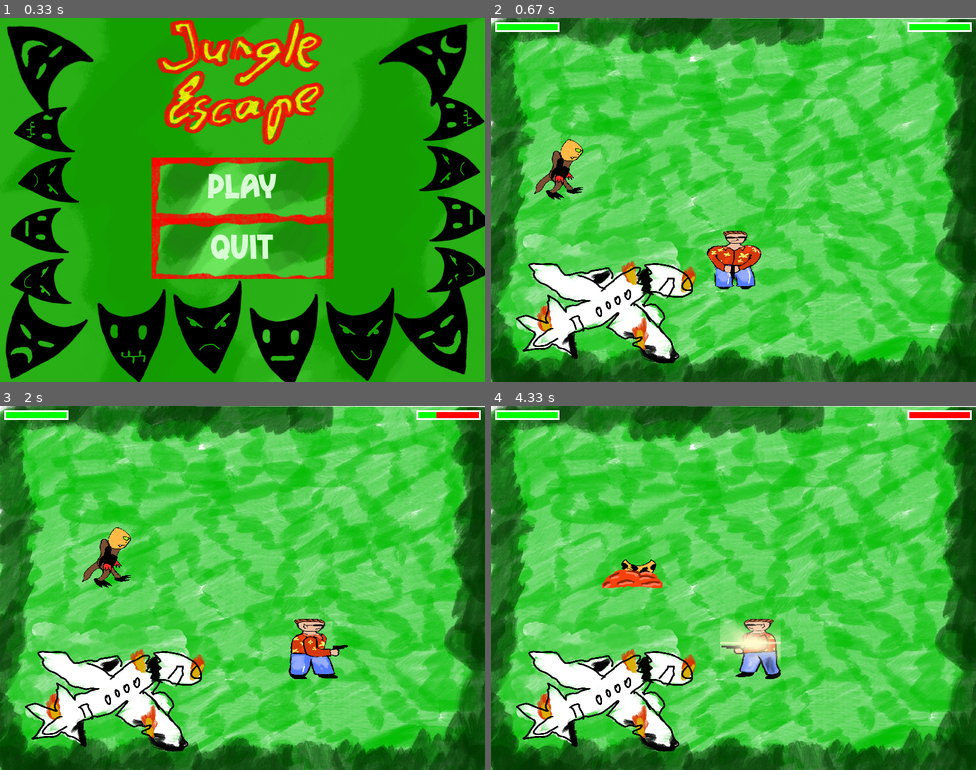
Above: before the commit, frames 1-4 (two rows, left to right).
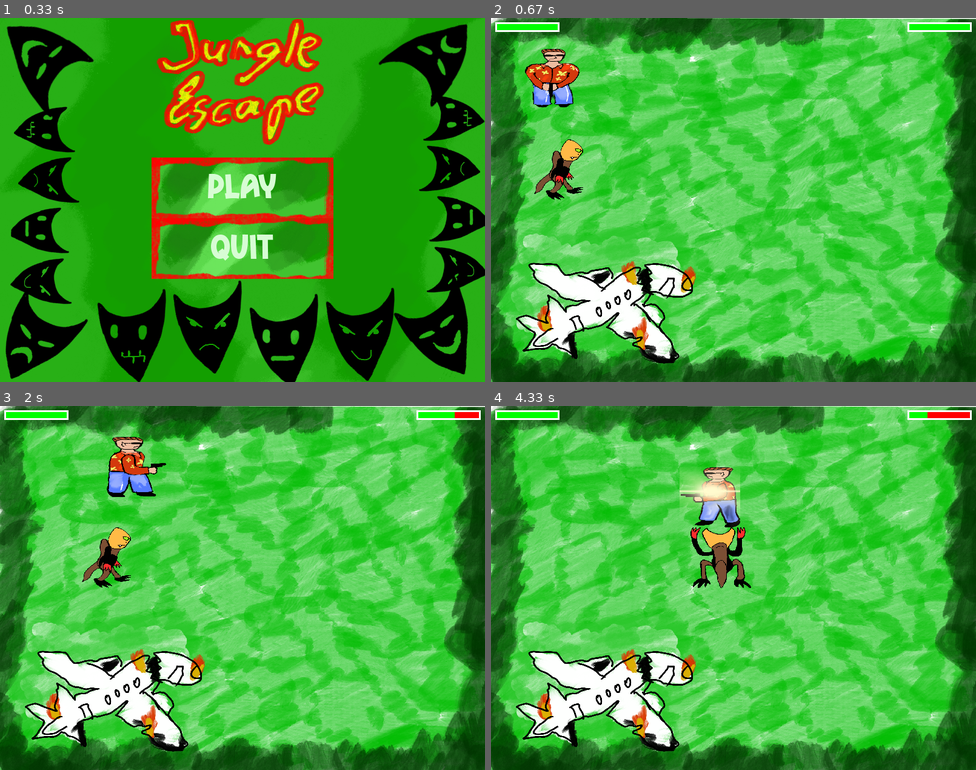
Above: after the commit, the same moments.

Repository: sartep1996/Final_Project_PyGame
Game: pygame game, started from main_menu.py
The game is run twice, just before and just after one commit, with the same random seed, the same clock (stepped at 60 frames per second) and the same inputs.
Inputs (mouse positions are in pixels of both pictures, inside the frame that each line leads up to):
- Up to frame 1 (0.33 s): no input
- Up to frame 2 (0.67 s): click "PLAY" at 0.38 s
- Up to frame 3 (2 s): hold Space 0.67-1.13 s; hold D 0.67-1.13 s; move the mouse to (223, 602) at 0.7 s; hold P 1.17-1.63 s; hold D 1.17-1.63 s; tap Space at 1.23, 1.53 s; click "CONTINUE" at 1.72 s
- Up to frame 4 (4.33 s): hold D 2-2.47 s; move the mouse to (583, 675) at 2.03 s; tap Space at 2.07, 2.37, 2.57, 2.9, 3.2, 3.4, 3.7, 3.97, 4.3 s; hold W 2.5-2.8 s; hold D 2.83-3.3 s; hold A 3.33-3.87 s; hold S 3.9-4.2 s; hold A from 4.23 s (still down)

Frame 1 is identical in both runs. In frame 2, 2.4% of the frame differs, in the area x 7-56%, y 8-75%; in frame 3, 2.5%; in frame 4, 5.2%, in the area x 22-90%, y 1-75%.

Commit message:
some fixes

Diff:
--- a/main_play.py
+++ b/main_play.py
@@ -1,6 +1,136 @@
 import pygame as pg
 from pause import pause
 
+
+
+
+# def main_game_lvl_1():
+#     pg.init()
+#     pg.mixer.init()
+#     clock = pg.time.Clock()
+
+
+
+#     SCREEN_WIDTH = 800
+#     SCREEN_HEIGHT = 600
+
+#     screen = pg.display.set_mode((SCREEN_WIDTH, SCREEN_HEIGHT))
+
+#     #background imagesd
+#     original_background_lvl_1 = pg.image.load('Images/Background/bg_lvl_1.png')
+#     background_lvl_1 = pg.transform.scale(original_background_lvl_1, (800, 600))
+
+
+#     from player_movement_refactoring import player, pistol_shot_wav
+#     player.set_position(350, 350)
+#     from monster_1 import monster1
+#     monster1.set_position(200, 200)
+#     from background_objects import plane_b_object
+#     from global_functions import collision_with_static_object, collision_with_moving_object
+#     from boundries import boundries
+
+#     screen_rect = screen.get_rect()
+#     plane_b_object_rect = plane_b_object.get_rect()
+#     plane_b_object_rect.topleft = (40, 400)
+
+#     global paused
+#     paused = False
+
+#     run = True
+#     while run:
+#         clock.tick(60)
+
+#         for event in pg.event.get():
+#             if event.type == pg.QUIT:
+#                 run = False
+#             if event.type == pg.KEYDOWN:
+#                 if event.key == pg.K_p:
+#                     paused = True
+#                     pause(screen)
+#                 else:
+#                     if paused:
+#                        paused = False
+#                        player.player_update_pistol(screen)
+#             if event.type == pg.KEYDOWN:
+#                 if event.key == pg.K_SPACE:
+#                     pistol_shot_wav.play()
+
+
+#         player.player_update_pistol(screen)
+#         player.player_update(screen)
+
+#         if monster1.monster_attack_player(player.player_rect, screen):
+#             damage = monster1.monster_attack_player(player.player_rect, screen)
+#             if damage > 0:
+#                 player.take_damage(damage)
+
+#         # if monster1.monster_attack_player(player.player_rect_pistol, screen):
+#         #     damage = monster1.monster_attack_player(player.player_rect_pistol, screen)
+#         #     if damage > 0:
+#         #         player.take_damage(damage)
+
+
+
+#         keys = pg.key.get_pressed()
+#         if keys[pg.K_SPACE]:
+#             if player.is_facing_monster(monster1.monster_rect):
+#                 print("yes")
+#                 damage = player.damage()
+#                 if damage > 0:
+#                     monster1.take_damage(damage)
+
+#         # monster1.set_position(200, 200)
+#         monster1.monster_update(player.player_rect, screen)
+#         # monster1.monster_update(player.player_rect_pistol, screen)
+
+#         # player.main_player_movement()
+#         player.main_player_movement_pistol()
+
+#         boundries(player.player_rect)
+#         # boundries(player.player_rect_pistol)
+#         boundries(monster1.monster_rect)
+#         collision_with_static_object(player.player_rect, plane_b_object_rect, 10)
+#         # collision_with_static_object(player.player_rect_pistol, plane_b_object_rect, 10)
+#         collision_with_static_object(monster1.monster_rect, plane_b_object_rect, 10)
+#         collision_with_moving_object(player.player_rect, monster1.monster_rect, 10, player.movement_speed, monster1.movement_speed,  screen_rect)
+#         # collision_with_moving_object(player.player_rect_pistol, monster1.monster_rect, 10, player.movement_speed, monster1.movement_speed,  screen_rect)
+
+
+
+#         #black screen fill for default, all images are on top of it
+#         screen.fill((0, 0, 0))
+#         #adding background of level 1
+#         screen.blit(background_lvl_1, (0,0))
+#         screen.blit(plane_b_object, plane_b_object_rect)
+#         monster1.draw_monster(screen)
+#         monster1.draw_health_bar(screen, 690, 10)
+
+#         if player.health == 0:
+#             player.draw_player_death_animation()
+
+#         # if monster1.monster_health == 0:
+#         #     monster1.should_follow_player = False
+#         #     monster1.patrol_mode = False
+#         #     monster1.monster_is_attacking = False
+#         #     monster1.draw_monster_death_animation()
+
+
+
+#         player.draw(screen)
+#         # player.draw_pistol_player(screen)
+#         keys = pg.key.get_pressed()
+#         if keys[pg.K_SPACE]:
+#             delta_time = clock.tick(60)
+#             player.draw_flash(screen, delta_time      )
+
+#         player.draw_health_bar(screen, 10, 10)
+
+#         pg.display.update()
+
+#     pg.quit()
+
+# if __name__ == "__main__":
+#     main_game_lvl_1()
 
 
 
@@ -8,7 +138,6 @@
     pg.init()
     pg.mixer.init()
     clock = pg.time.Clock()
-    pistol_shot_wav = pg.mixer.Sound('Sounds/Pistol_Shot.wav')
 
 
 
@@ -51,16 +180,22 @@
                 else:
                     if paused:
                        paused = False
-                       player.player_update(screen)
+                       player.player_update_pistol(screen)
             if event.type == pg.KEYDOWN:
                 if event.key == pg.K_SPACE:
                     pistol_shot_wav.play()
 
 
+        # player.player_update_pistol(screen)
         player.player_update(screen)
 
-        if monster1.monster_attack_player(player.player_rect, screen):
-            damage = monster1.monster_attack_player(player.player_rect, screen)
+        # if monster1.monster_attack_player(player.player_rect, screen):
+        #     damage = monster1.monster_attack_player(player.player_rect, screen)
+        #     if damage > 0:
+        #         player.take_damage(damage)
+
+        if monster1.monster_attack_player(player.player_rect_pistol, screen):
+            damage = monster1.monster_attack_player(player.player_rect_pistol, screen)
             if damage > 0:
                 player.take_damage(damage)
 
@@ -74,20 +209,22 @@
                 if damage > 0:
                     monster1.take_damage(damage)
 
-
-
-
-
-
-
         # monster1.set_position(200, 200)
-        monster1.monster_update(player.player_rect, screen)
-
-        boundries(player.player_rect)
+        # monster1.monster_update(player.player_rect, screen)
+        monster1.monster_update(player.player_rect_pistol, screen)
+
+        # player.main_player_movement()
+        player.main_player_movement_pistol()
+
+        # boundries(player.player_rect)
+        boundries(player.player_rect_pistol)
         boundries(monster1.monster_rect)
-        collision_with_static_object(player.player_rect, plane_b_object_rect, 10)
+        # collision_with_static_object(player.player_rect, plane_b_object_rect, 10)
+        collision_with_static_object(player.player_rect_pistol, plane_b_object_rect, 10)
         collision_with_static_object(monster1.monster_rect, plane_b_object_rect, 10)
-        collision_with_moving_object(player.player_rect, monster1.monster_rect, 10, player.movement_speed, monster1.movement_speed,  screen_rect)
+        # collision_with_moving_object(player.player_rect, monster1.monster_rect, 10, player.movement_speed, monster1.movement_speed,  screen_rect)
+        collision_with_moving_object(player.player_rect_pistol, monster1.monster_rect, 10, player.movement_speed, monster1.movement_speed,  screen_rect)
+
 
 
         #black screen fill for default, all images are on top of it
@@ -114,7 +251,7 @@
         keys = pg.key.get_pressed()
         if keys[pg.K_SPACE]:
             delta_time = clock.tick(60)
-            player.draw_flash(screen, delta_time)
+            player.draw_flash(screen, delta_time      )
 
         player.draw_health_bar(screen, 10, 10)
 
--- a/monster_1.py
+++ b/monster_1.py
@@ -59,6 +59,7 @@
         self.should_reset_patrol = False
         self.max_health = 100
         self.monster_health = self.max_health
+        self.death_position = pg.Rect(*position, self.monster_rect.width, self.monster_rect.height)
 
         self.last_image = False
         self.frame_index = 0
@@ -440,6 +441,8 @@
                 self.last_moved = self.monster_image_death_2
                 self.last_image = True
 
+        # self.monster_rect = self.death_position
+
 
     def reset(self, player_rect, screen, x, y):
         self.set_position(x, y)
--- a/player_movement_refactoring.py
+++ b/player_movement_refactoring.py
@@ -1,12 +1,11 @@
 import pygame as pg
 import time
 import math
-import time
 # Image data for sprite loading
 
 SHOOTING_DISTANCE  = 500
 pistol_shot_wav = pg.mixer.Sound('Sounds/Pistol_Shot.wav')
-pistol_shot_wav.set_volume(0.3)
+pistol_shot_wav.set_volume(0.05)
 flash_timer = 0
 flash_duration = 0.2
 
@@ -243,10 +242,12 @@
     def __init__(self, image_data, position):
         super().__init__()
 
+
         self.player_rect = pg.Rect(position, image_data['still']['size'])
         self.player_rect.topleft = position
-        self.player_rect_pistol = pg.Rect(position, image_data['still']['size'])
+        self.player_rect_pistol = pg.Rect(position, pistol_image_data['still']['size'])
         self.player_rect_pistol.topleft = position
+
         self.flash_rect = pg.Rect(position, image_data['flash']['size'])
         self.flash_rect.topleft = position
         self.is_player_image = True
@@ -284,92 +285,160 @@
     def set_position(self, x, y):
         self.player_rect.topleft = (x, y)
 
+
     def player_update(self, screen):
-
+        self.player_update_helper(self.main_player_movement, screen)
+
+    def player_update_pistol(self, screen):
+        self.player_update_helper(self.main_player_movement_pistol, screen)
+
+    def player_update_helper(self, movement_function, screen):
         self.allow_movement = True
-        self.main_player_movement()
+        movement_function()
         self.animate()
         self.draw(screen)
 
 
-    def draw(self, screen):
-        if self.last_moved in self.images:
-            image_list = self.images[self.last_moved]
+
+    def draw_helper(self, screen, image_data, rect):
+        if self.last_moved in image_data:
+            image_list = image_data[self.last_moved]
             if isinstance(image_list, list):  # Check if image_list is a list
                 image_index = int(self.animation_timer // (self.animation_delay / len(image_list))) % len(image_list)
                 image = image_list[image_index]
             else:  # If image_list is a single image, use it directly
                 image = image_list
-            screen.blit(image, self.player_rect)
+            screen.blit(image, rect)
         else:
-            screen.blit(self.images['still'], self.player_rect)
-
+            screen.blit(image_data['still'], rect)
+
+    def draw(self, screen):
+        self.draw_helper(screen, self.images, self.player_rect)
 
     def draw_pistol_player(self, screen):
-        if self.last_moved in self.images:
-            image_list = self.pistol_images[self.last_moved]
-            if isinstance(image_list, list):  # Check if image_list is a list
-                image_index = int(self.animation_timer // (self.animation_delay / len(image_list))) % len(image_list)
-                image = image_list[image_index]
-            else:  # If image_list is a single image, use it directly
-                image = image_list
-            screen.blit(image, self.player_rect)
-        else:
-            screen.blit(self.pistol_images['still'], self.player_rect)
+        self.draw_helper(screen, self.pistol_images, self.player_rect_pistol)
+
 
     def draw_flash(self, screen, delta_time):
         global flash_duration, flash_timer
 
         if flash_timer > 0:
             self.flash_rect.center = self.player_rect_pistol.center
-            screen.blit(self.pistol_images['flash'], self.player_rect)
+            screen.blit(self.pistol_images['flash'], self.player_rect_pistol)
             flash_timer -= delta_time/1000
 
         if flash_timer <= 0:
             flash_timer = flash_duration
 
 
-  #responsible for player movement
-    def main_player_movement(self):
+    #responsible for player movement
+    def handle_movement(self, rect):
         key = pg.key.get_pressed()
         if key[pg.K_a]:
             if key[pg.K_w]:
                 diagonal_speed = self.movement_speed / 1.414
-                self.player_rect.move_ip(-diagonal_speed, -diagonal_speed)
+                rect.move_ip(-diagonal_speed, -diagonal_speed)
                 self.is_player_image = False
                 self.last_moved = 'upleft'
-
             elif key[pg.K_s]:
                 diagonal_speed = self.movement_speed / 1.414
-                self.player_rect.move_ip(-diagonal_speed, diagonal_speed)
+                rect.move_ip(-diagonal_speed, diagonal_speed)
                 self.is_player_image = False
                 self.last_moved = 'downleft'
             else:
-                self.player_rect.move_ip(-self.movement_speed, 0)
+                rect.move_ip(-self.movement_speed, 0)
                 self.is_player_image = False
                 self.last_moved = 'left'
-
         elif key[pg.K_d]:
             if key[pg.K_w]:
                 diagonal_speed = self.movement_speed / 1.414
-                self.player_rect.move_ip(diagonal_speed, -diagonal_speed)
+                rect.move_ip(diagonal_speed, -diagonal_speed)
                 self.is_player_image = False
                 self.last_moved = 'upright'
             elif key[pg.K_s]:
                 diagonal_speed = self.movement_speed / 1.414
-                self.player_rect.move_ip(diagonal_speed, diagonal_speed)
+                rect.move_ip(diagonal_speed, diagonal_speed)
                 self.is_player_image = False
                 self.last_moved = 'downright'
             else:
-                self.player_rect.move_ip(self.movement_speed, 0)
+                rect.move_ip(self.movement_speed, 0)
                 self.is_player_image = False
                 self.last_moved = 'right'
         elif key[pg.K_w]:
-            self.player_rect.move_ip(0, -self.movement_speed)
+            rect.move_ip(0, -self.movement_speed)
             self.is_player_image = False
             self.last_moved = 'up'
         elif key[pg.K_s]:
-            self.player_rect.move_ip(0, self.movement_speed)
+            rect.move_ip(0, self.movement_speed)
+            self.is_player_image = False
+            self.last_moved = 'down'
+        else:
+            # Player is not moving
+            self.is_player_image = True
+            if self.last_moved == 'left':
+                self.last_moved = 'left_still'
+            elif self.last_moved == 'right':
+                self.last_moved = 'right_still'
+            elif self.last_moved == 'up':
+                self.last_moved = 'up_still'
+            elif self.last_moved == 'down':
+                self.last_moved = 'down_still'
+            elif self.last_moved == 'upleft':
+                self.last_moved = 'upleft_still'
+            elif self.last_moved == 'upright':
+                self.last_moved = 'upright_still'
+            elif self.last_moved == 'downleft':
+                self.last_moved = 'downleft_still'
+            elif self.last_moved == 'downright':
+                self.last_moved = 'downright_still'
+
+    def main_player_movement(self):
+        self.handle_movement(self.player_rect)
+
+    def main_player_movement_pistol(self):
+        self.handle_movement(self.player_rect_pistol)
+
+
+    def main_player_movement_pistol(self):
+        key = pg.key.get_pressed()
+        if key[pg.K_a]:
+            if key[pg.K_w]:
+                diagonal_speed = self.movement_speed / 1.414
+                self.player_rect_pistol.move_ip(-diagonal_speed, -diagonal_speed)
+                self.is_player_image = False
+                self.last_moved = 'upleft'
+
+            elif key[pg.K_s]:
+                diagonal_speed = self.movement_speed / 1.414
+                self.player_rect_pistol.move_ip(-diagonal_speed, diagonal_speed)
+                self.is_player_image = False
+                self.last_moved = 'downleft'
+            else:
+                self.player_rect_pistol.move_ip(-self.movement_speed, 0)
+                self.is_player_image = False
+                self.last_moved = 'left'
+
+        elif key[pg.K_d]:
+            if key[pg.K_w]:
+                diagonal_speed = self.movement_speed / 1.414
+                self.player_rect_pistol.move_ip(diagonal_speed, -diagonal_speed)
+                self.is_player_image = False
+                self.last_moved = 'upright'
+            elif key[pg.K_s]:
+                diagonal_speed = self.movement_speed / 1.414
+                self.player_rect_pistol.move_ip(diagonal_speed, diagonal_speed)
+                self.is_player_image = False
+                self.last_moved = 'downright'
+            else:
+                self.player_rect_pistol.move_ip(self.movement_speed, 0)
+                self.is_player_image = False
+                self.last_moved = 'right'
+        elif key[pg.K_w]:
+            self.player_rect_pistol.move_ip(0, -self.movement_speed)
+            self.is_player_image = False
+            self.last_moved = 'up'
+        elif key[pg.K_s]:
+            self.player_rect_pistol.move_ip(0, self.movement_speed)
             self.is_player_image = False
             self.last_moved = 'down'
 
@@ -393,7 +462,6 @@
             elif self.last_moved == 'downright':
                 self.last_moved = 'downright_still'
 
-
      #responsible for animating charackter movement
     def animate(self):
         current_time = time.time()
@@ -461,65 +529,33 @@
         self.health = 100
 
 
+
     def is_facing_monster(self, monster_rect):
-        dx = monster_rect.centerx - self.player_rect_pistol.centerx
-        dy = monster_rect.centery - self.player_rect_pistol.centery
-        distance = math.sqrt(dx**2 + dy**2)
-
-        print(dx, dy, self.last_moved, distance)
+
+        dx = monster_rect.center[0] - self.player_rect_pistol[0]
+        dy = monster_rect.center[1] - self.player_rect_pistol.center[1]
+        distance = math.sqrt(dx ** 2 + dy ** 2)
+
+        print(dx, dy, self.last_moved, distance, self.player_rect_pistol.centerx, self.player_rect_pistol.centery)
         if distance <= SHOOTING_DISTANCE:
-            if dy > 0 and abs(dx) < abs(dy):
-                if self.last_moved == 'up' or self.last_moved == 'up_still':
-                    return True
-            elif dy < 0 and abs(dx) < abs(dy):
-                if self.last_moved == 'down' or self.last_moved == 'down_still':
-                    return True
-            elif dx > 0 and abs(dx) > abs(dy):
-                if self.last_moved == 'right' or self.last_moved == 'right_still':
-                    return True
-            elif dx < 0 and abs(dx) > abs(dy):
-                if self.last_moved == 'left' or self.last_moved == 'left_still':
-                    return True
-            elif dx < 0 and dy > 0 and abs(dx) < abs(dy):
-                if self.last_moved == 'upleft' or self.last_moved == 'upleft_still':
-                    return True
-            elif dx < 0 and dy < 0 and abs(dx) < abs(dy):
-                if self.last_moved == 'downleft' or self.last_moved == 'downleft_still':
-                    return True
-            elif dx > 0 and dy > 0 and abs(dx) > abs(dy):
-                if self.last_moved == 'upright' or self.last_moved == 'upright_still':
-                    return True
-            elif dx > 0 and dy < 0 and abs(dx) > abs(dy):
-                if self.last_moved == 'downright' or self.last_moved == 'downright_still':
-                    return True
-
-
-
-    def is_facing_monster(self, monster_rect):
-        dx = monster_rect.centerx - self.player_rect_pistol.centerx
-        dy = monster_rect.centery - self.player_rect_pistol.centery
-        distance = math.sqrt(dx ** 2 + dy ** 2)
-
-        if distance <= SHOOTING_DISTANCE:
-            if self.last_moved == 'left' or self.last_moved == 'left_still' and dx < 0:
-                return True
-            elif self.last_moved == 'right'or self.last_moved == 'right_still' and dx > 0:
-                return True
-            elif self.last_moved == 'up' or self.last_moved == 'up_still' and dy < 0:
-                return True
-            elif self.last_moved == 'down' or self.last_moved == 'down_still'and dy > 0:
-                return True
-            elif self.last_moved == 'upleft' or self.last_moved == 'upleft_still' and dx < 0 and dy < 0:
-                return True
-            elif self.last_moved == 'upright' or self.last_moved == 'upright_still' and dx > 0 and dy < 0:
-                return True
-            elif self.last_moved == 'downleft' or self.last_moved == 'downleft_still' and dx < 0 and dy > 0:
-                return True
-            elif self.last_moved == 'downright' or self.last_moved == 'downright_still' and dx > 0 and dy > 0:
+            if (self.last_moved == 'left' or self.last_moved == 'left_still') and dx < 0:
+                return True
+            elif (self.last_moved == 'right'or self.last_moved == 'right_still') and dx > 0:
+                return True
+            elif (self.last_moved == 'up' or self.last_moved == 'up_still') and dy < 0:
+                return True
+            elif (self.last_moved == 'down' or self.last_moved == 'down_still') and dy > 0:
+                return True
+            elif (self.last_moved == 'upleft' or self.last_moved == 'upleft_still') and dx < 0 and dy < 0:
+                return True
+            elif (self.last_moved == 'upright' or self.last_moved == 'upright_still') and dx > 0 and dy < 0:
+                return True
+            elif (self.last_moved == 'downleft' or self.last_moved == 'downleft_still') and dx < 0 and dy > 0:
+                return True
+            elif (self.last_moved == 'downright' or self.last_moved == 'downright_still') and dx > 0 and dy > 0:
                 return True
 
         return False
-
 
 
     def damage(self):
